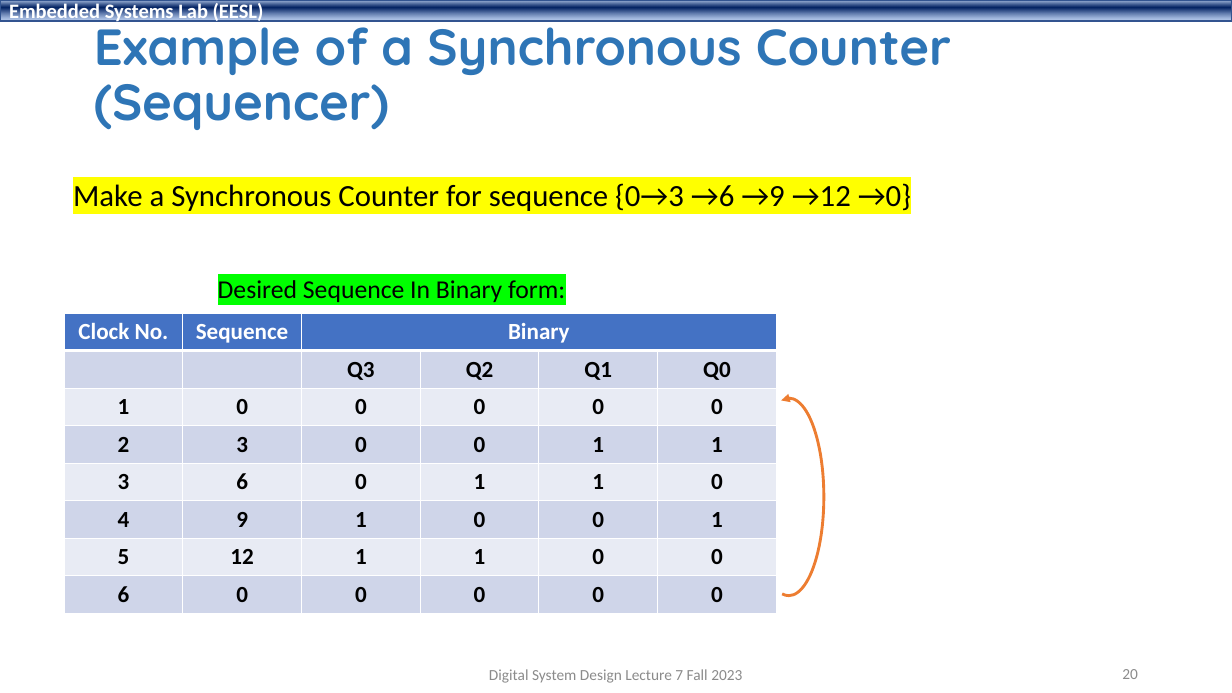
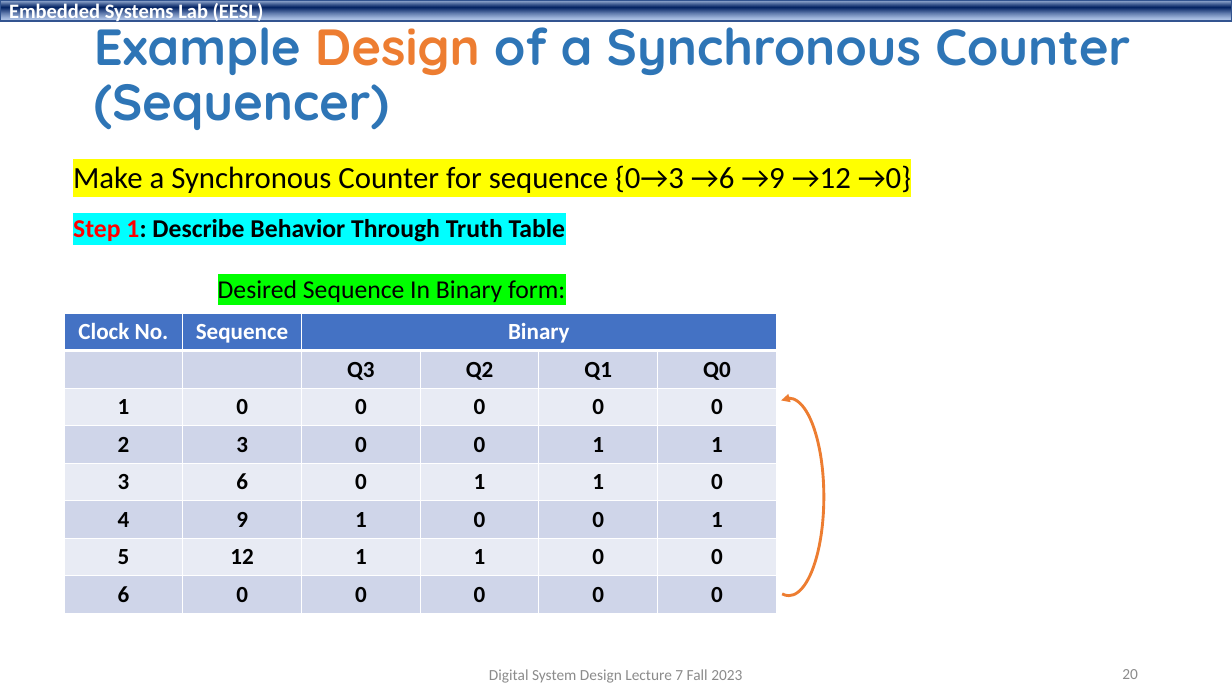
Before and after one commit to shahidmasud/shahidmasud.github.io, a slide deck: slide 20 of DSD_Lec7_Fall2023.ppsx. Drawn at 1232x693 pixels with LibreOffice and Linux fonts; fonts in the diff are those of the drawing; background and template pictures are left out. Boxes give left, top, right and bottom in pixels: in the first picture for what was removed or moved away, otherwise in the second. Text is boxed around its words. In the diff, an @@ line names an element or a change of style, - is before the commit and + after.

```diff
--- a/DSD_Lec7_Fall2023.ppsx
+++ b/DSD_Lec7_Fall2023.ppsx
@@ title at bbox=[94, 13, 1130, 130]: text changed @@
-Example of a Synchronous Counter (Sequencer)
+Example Design of a Synchronous Counter (Sequencer)
@@ text "Make a Synchronous Counter for ...": place and size @@
-text "Make a Synchronous Counter for ..." at bbox=[73, 183, 911, 211]
+text "Make a Synchronous Counter for ..." at bbox=[73, 165, 911, 193]
@@ text added at bbox=[73, 219, 566, 242], 20 pt, text #000000, bold @@
+Step 1: Describe Behavior Through Truth Table
```
Also in this commit, not shown: 9 other slides changed, 1 other file.
